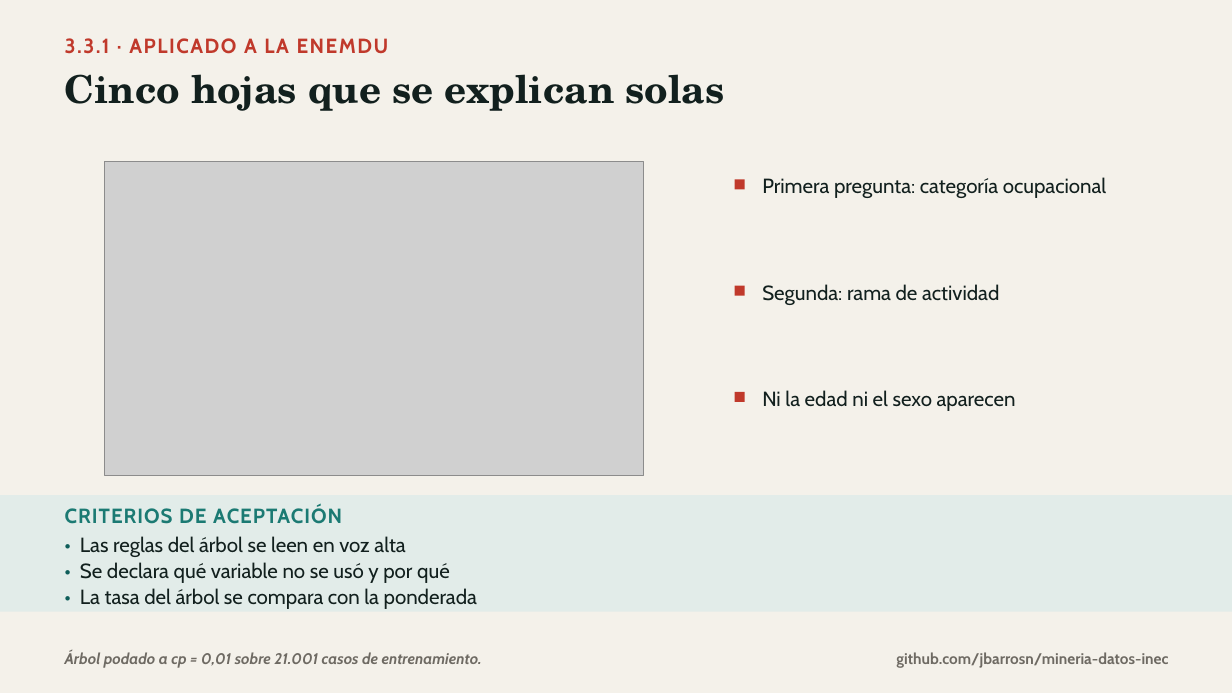
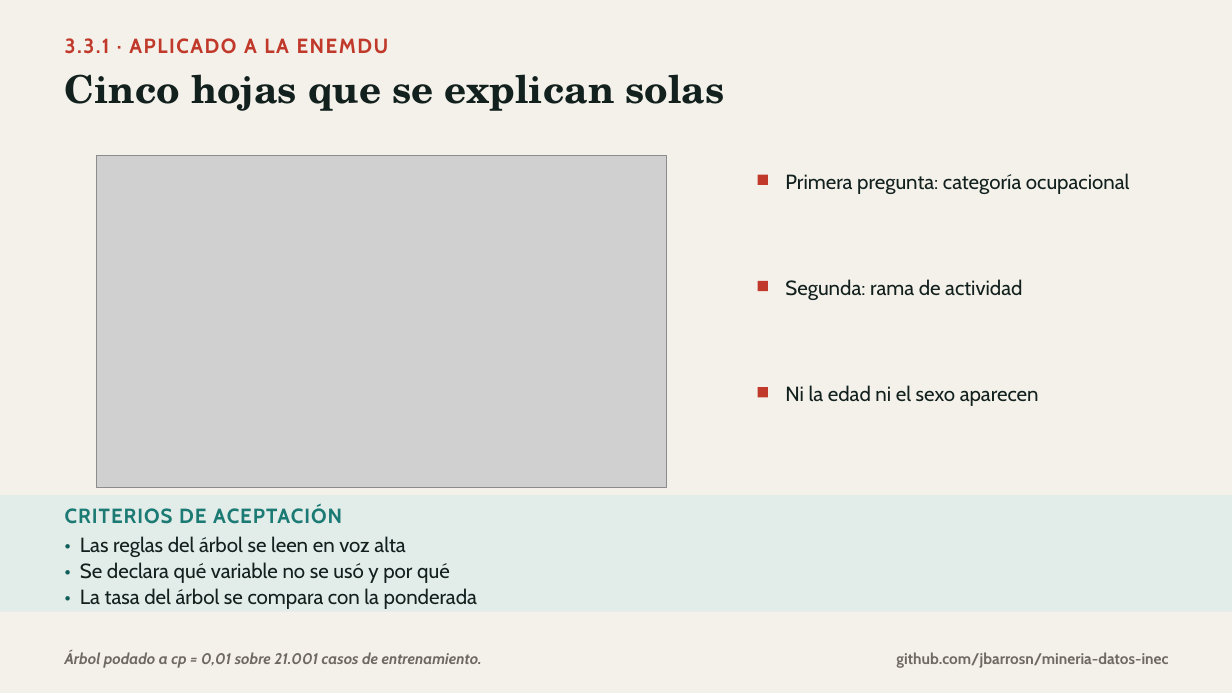
Before and after one commit to jbarrosn/mineria-datos-inec, a slide deck: slide 13 of docs/diapositivas/03_aprendizaje_automatico.pptx. Drawn at 1232x693 pixels with LibreOffice and Linux fonts; fonts in the diff are those of the drawing; grey boxes stand for pictures. Boxes give left, top, right and bottom in pixels: in the first picture for what was removed or moved away, otherwise in the second. Text is boxed around its words. In the diff, an @@ line names an element or a change of style, - is before the commit and + after.

```diff
--- a/docs/diapositivas/03_aprendizaje_automatico.pptx
+++ b/docs/diapositivas/03_aprendizaje_automatico.pptx
@@ picture: place and size @@
-picture at (105, 162, 644, 476)
+picture at (96, 155, 666, 488)
@@ 3 rectangles: place and size @@
-3 rectangles at (735, 179, 745, 402)
+3 rectangles at (758, 175, 768, 397)
@@ text "Primera pregunta: categoría ocupacional": place and size @@
-text "Primera pregunta: categoría ocupacional" at (762, 177, 1106, 198)
+text "Primera pregunta: categoría ocupacional" at (785, 173, 1129, 194)
@@ text "Segunda: rama de actividad": place and size @@
-text "Segunda: rama de actividad" at (762, 284, 999, 305)
+text "Segunda: rama de actividad" at (785, 279, 1022, 300)
@@ text "Ni la edad ni el ...": place and size @@
-text "Ni la edad ni el ..." at (762, 390, 1016, 411)
+text "Ni la edad ni el ..." at (785, 385, 1039, 406)
```
Also in this commit, not shown: 1 other slide changed, 14 other files.
